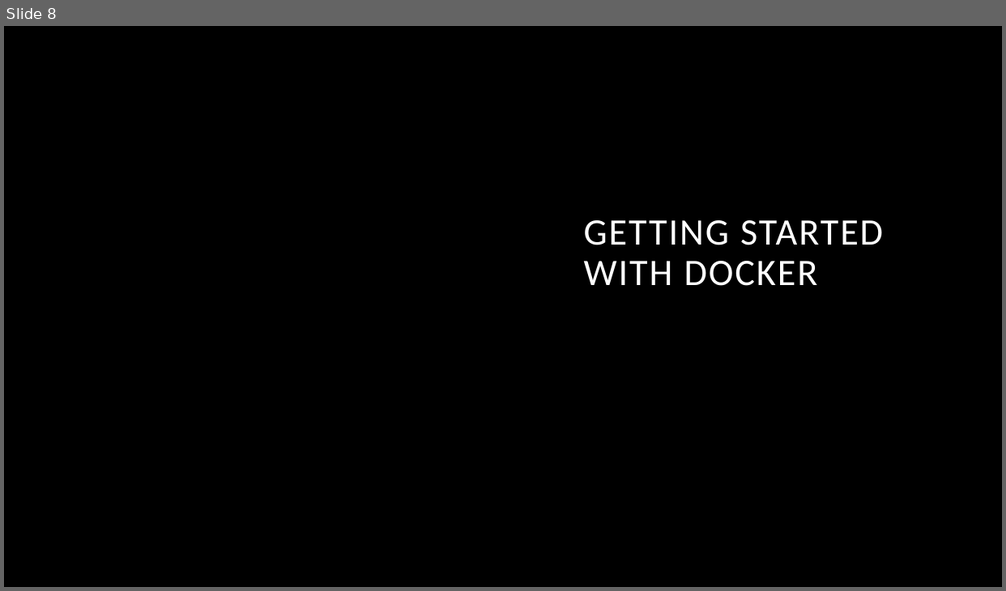
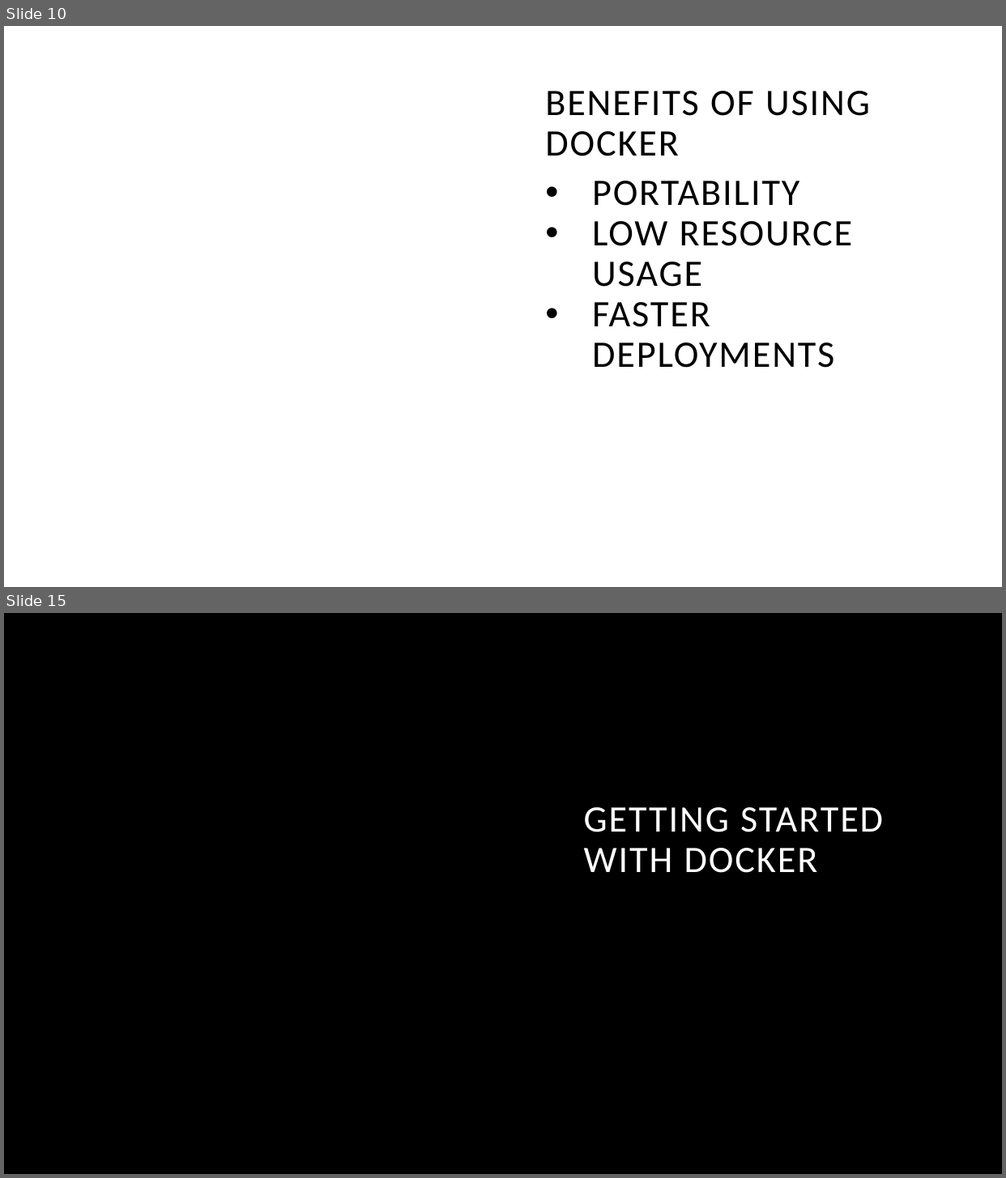
Before and after one commit to Shak-o/C-Examples, a slide deck: Docker/Docs/Slides/Docker for Local Development.pptx. Shown one above the other, each under a label of ours: slide 8 before the commit, slides 10 and 15 after it; the slides between them are not shown. The pictures are 1006x591 and 1006x1178 pixels, drawn with LibreOffice and Linux fonts; fonts in the diff are those of the drawing; background and template pictures are left out. Boxes give left, top, right and bottom in pixels: in the first picture for what was removed or moved away, otherwise in the second. Text is boxed around its words. In the diff, an @@ line names an element or a change of style, - is before the commit and + after.

```diff
--- a/Docker/Docs/Slides/Docker for Local Development.pptx
+++ b/Docker/Docs/Slides/Docker for Local Development.pptx
@@ slide 10 added at (4, 26, 1002, 587), background #FFFFFF @@
@@ title added at (545, 91, 870, 156), 36 pt, text #000000 @@
+BENEFITS OF USING DOCKER
@@ text added at (592, 181, 853, 368), 36 pt, text #000000 @@
+• PORTABILITY
+• LOW RESOURCE USAGE
+• FASTER DEPLOYMENTS
@@ what was slide 8 is now slide 15 @@
```
Also in this commit, not shown: 4 slides changed, 6 other slides added, 1 other file.
